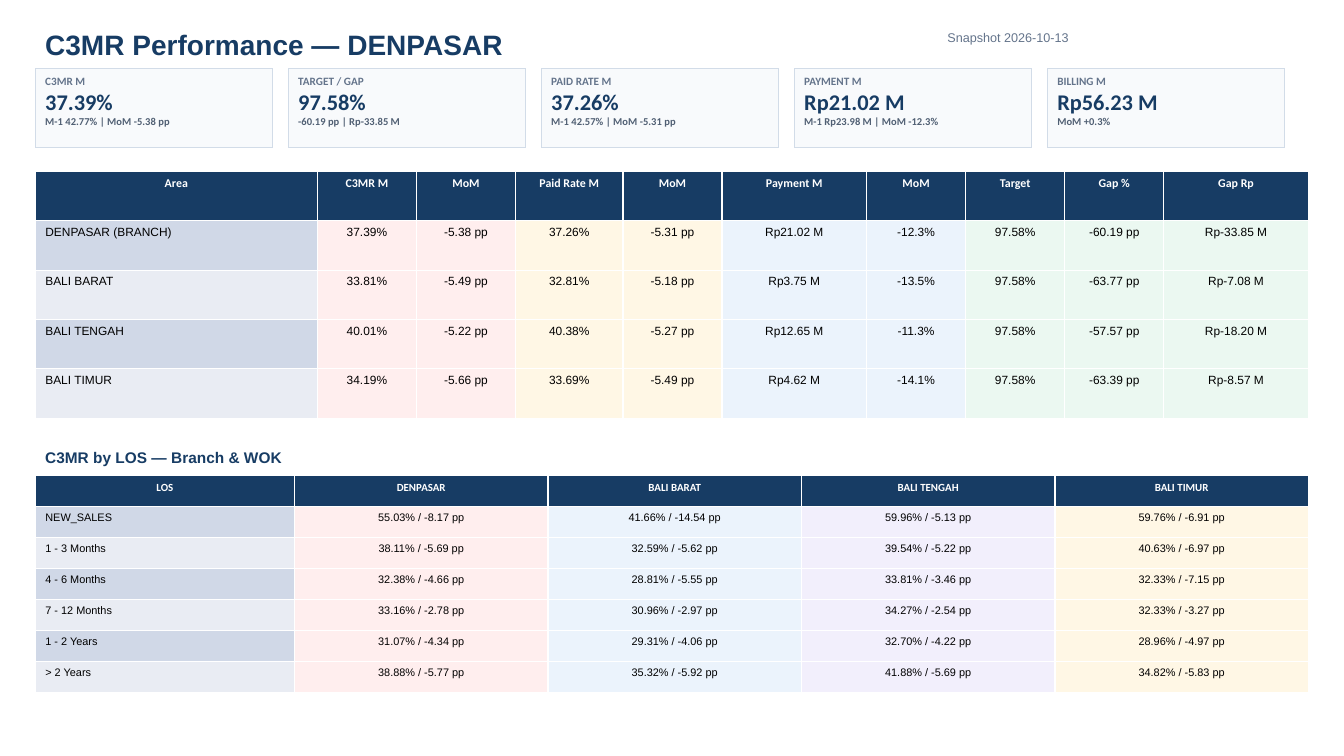
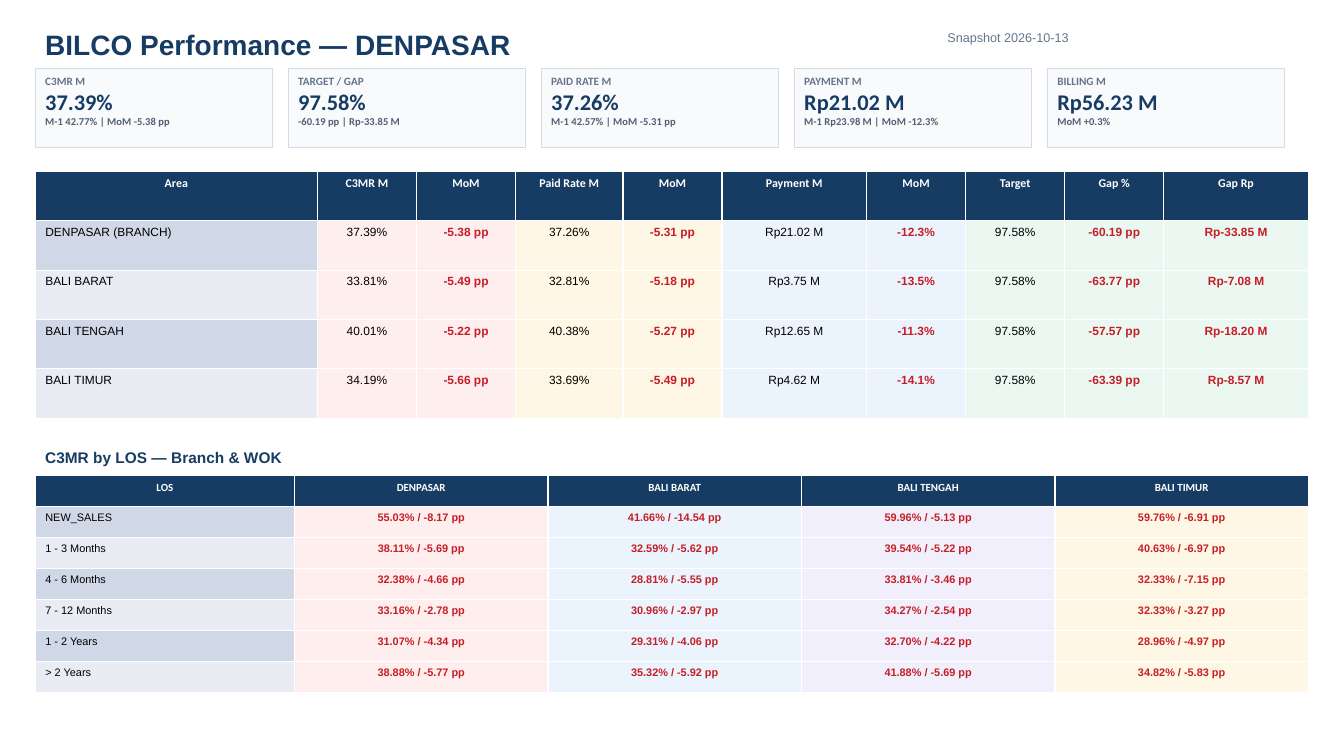
Before and after one commit to linktreehhbalnus-eng/wow_balnus, a slide deck: slide 11 of beta_12wok/reports/BRANCH_DENPASAR_PERFORMANCE_SUMMARY_20261013_INARA.pptx. Drawn at 1344x756 pixels with LibreOffice and Linux fonts; fonts in the diff are those of the drawing. Boxes give left, top, right and bottom in pixels: in the first picture for what was removed or moved away, otherwise in the second. Text is boxed around its words. In the diff, an @@ line names an element or a change of style, - is before the commit and + after.

```diff
--- a/beta_12wok/reports/BRANCH_DENPASAR_PERFORMANCE_SUMMARY_20261013_INARA.pptx
+++ b/beta_12wok/reports/BRANCH_DENPASAR_PERFORMANCE_SUMMARY_20261013_INARA.pptx
@@ text at (45,34,510,56): text changed @@
-C3MR Performance — DENPASAR
+BILCO Performance — DENPASAR
@@ table at (35,171,1307,418) @@
@@ text colour #000000 to #C51E27, bold on in "-5.38 pp", "-5.31 pp", "-12.3%", "-60.19 pp" and 16 more places @@
@@ table at (35,476,1307,693) @@
@@ text colour #000000 to #C51E27, bold on in "55.03% / -8.17 pp", "41.66% / -14.54 pp", "59.96% / -5.13 pp", "59.76% / -6.91 pp" and 20 more places @@
```
Also in this commit, not shown: 12 other files.
